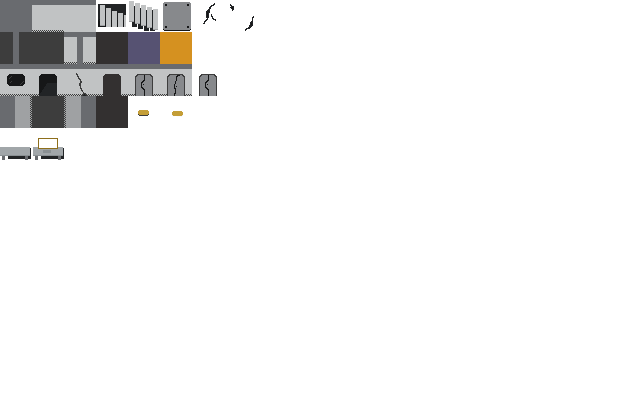
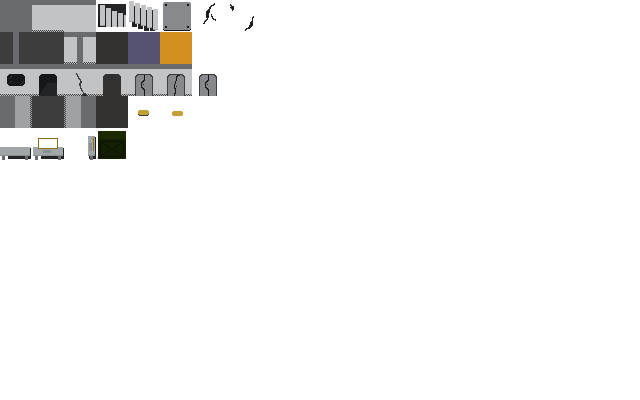
The second w=640, h=400 image is a revision of the first. Changes to its layers:
painted on "Layer" over [88, 131, 126, 160]
